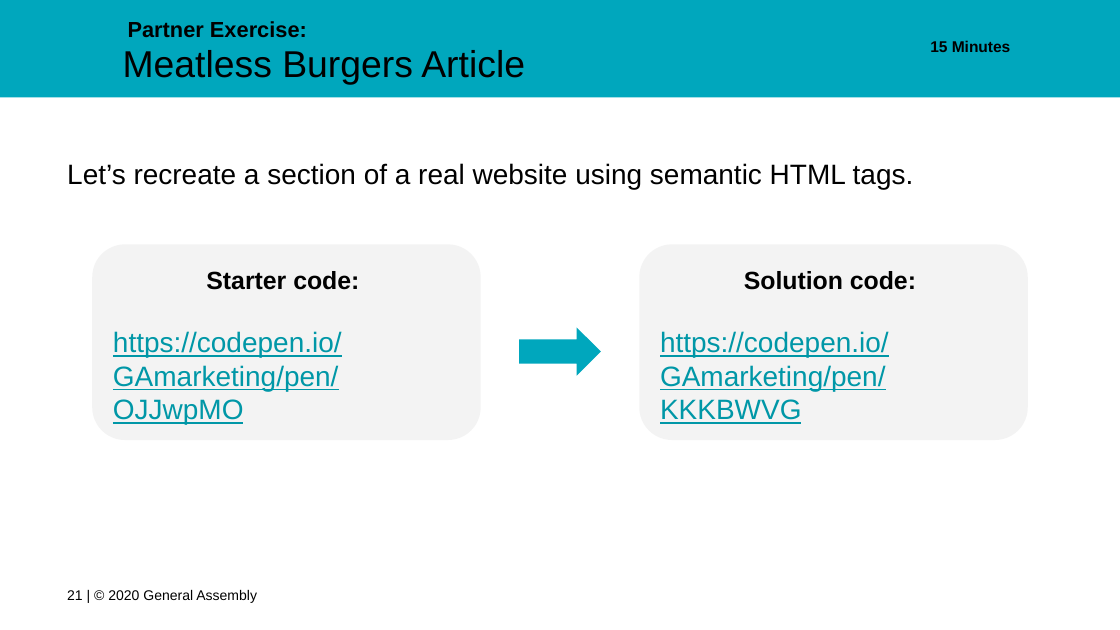
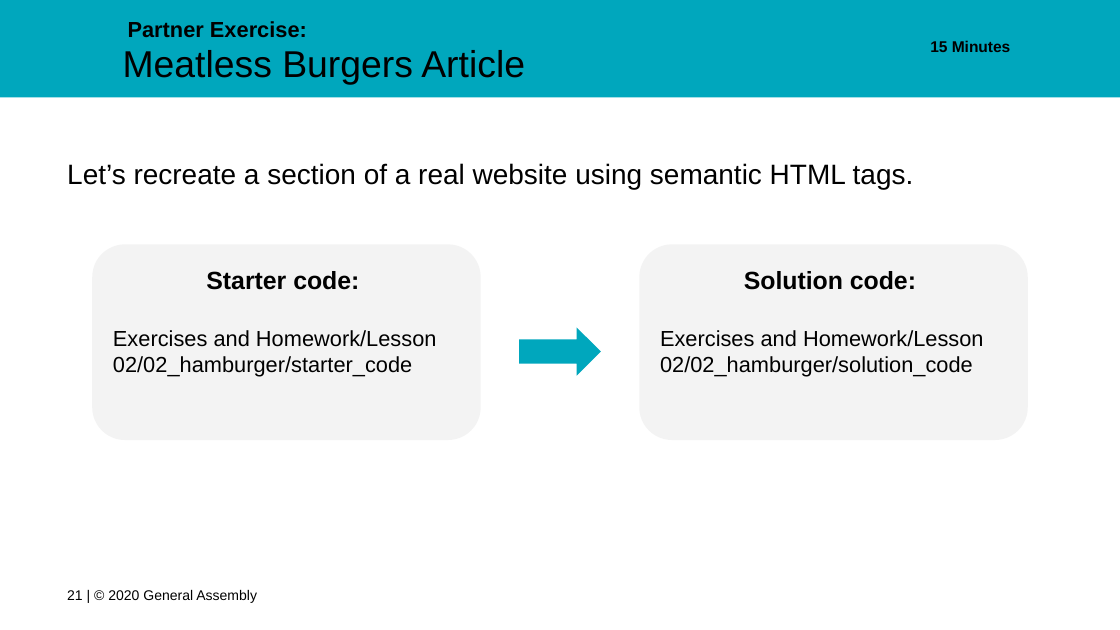
Before and after one commit to FEWD2022/Curriculum011822, a slide deck: slide 21 of Lesson Decks/02 CSS Basics - FEWD 3.2.pptx. Drawn at 1120x630 pixels with LibreOffice and Linux fonts; fonts in the diff are those of the drawing; background and template pictures are left out. Boxes give left, top, right and bottom in pixels: in the first picture for what was removed or moved away, otherwise in the second. Text is boxed around its words. In the diff, an @@ line names an element or a change of style, - is before the commit and + after.

Commit message:
Updated Lesson 02

```diff
--- a/Lesson Decks/02 CSS Basics - FEWD 3.2.pptx
+++ b/Lesson Decks/02 CSS Basics - FEWD 3.2.pptx
@@ text in rounded rectangle at <box>113,330,437,377</box>: text changed; size 18 to 14 pt; text colour #0097A7 to #000000 @@
-https://codepen.io/GAmarketing/pen/OJJwpMO
+Exercises and Homework/Lesson 02/02_hamburger/starter_code
@@ text in rounded rectangle at <box>660,330,984,377</box>: text changed; size 18 to 14 pt; text colour #0097A7 to #000000 @@
-https://codepen.io/GAmarketing/pen/KKKBWVG
+Exercises and Homework/Lesson 02/02_hamburger/solution_code
```
Also in this commit, not shown: 3 other slides changed, 8 other files.
